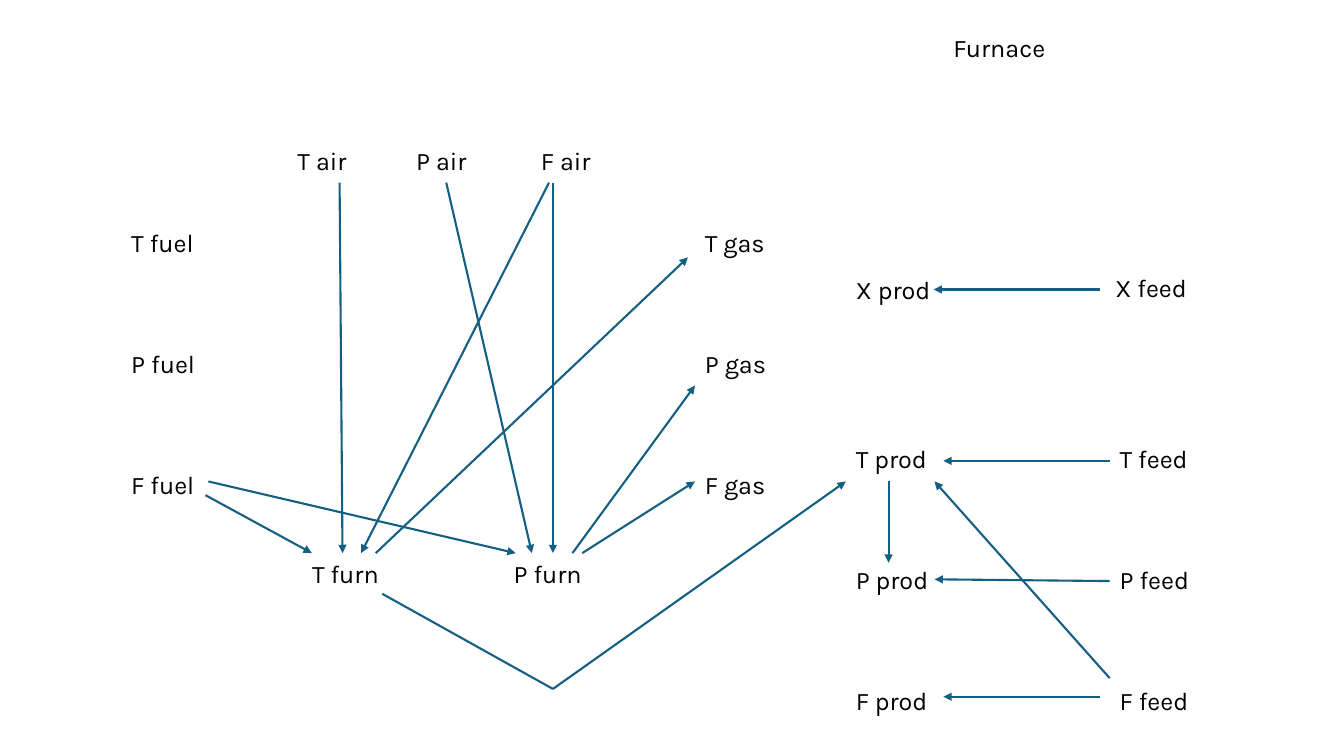
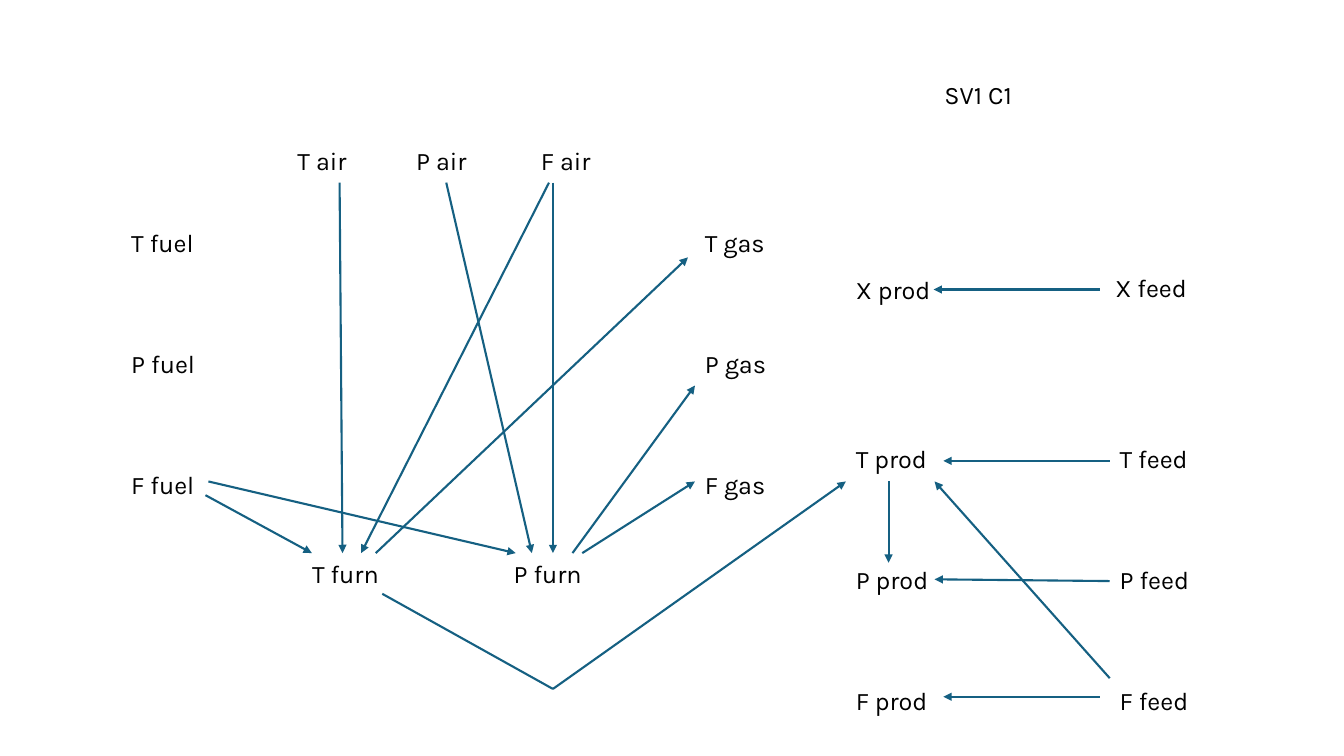
Before and after one commit to bdodd1/CPE440-Project---Graph-generation, a slide deck: slide 6 of Latent Subgraphs.pptx (slide 3 before the commit). Drawn at 1344x756 pixels with LibreOffice and Linux fonts; fonts in the diff are those of the drawing. Boxes give left, top, right and bottom in pixels: in the first picture for what was removed or moved away, otherwise in the second. Text is boxed around its words. In the diff, an @@ line names an element or a change of style, - is before the commit and + after.

```diff
--- a/Latent Subgraphs.pptx
+++ b/Latent Subgraphs.pptx
@@ text at [944, 88, 1012, 105]: text changed @@
-Furnace
+SV1 C1
```
Also in this commit, not shown: 2 other slides changed, 10 slides added.
